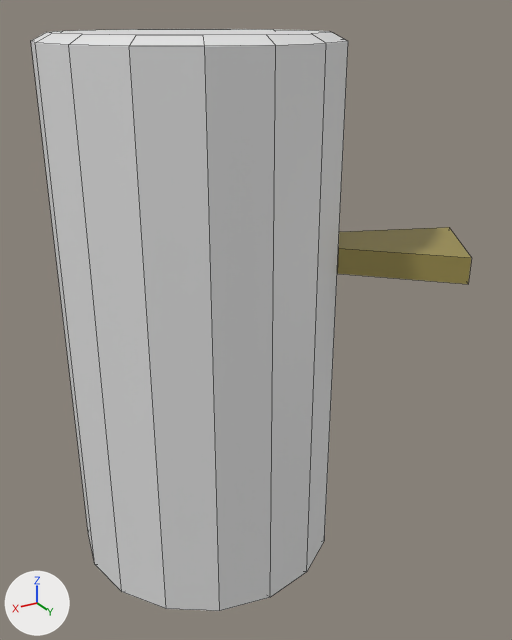
Two versions of the Blender file Assets/Models/Cylinder.blend, one commit apart.
Both versions are drawn from a camera (50 mm lens) standing at (2.17, 4.4, 1.96) and looking at (-0.36, 0.19, -0.14). Lighting does not change. The marker at lower left points along +X, +Y and +Z. Mesh edges are drawn as thin lines.

Before the edit, the objects in view are built like this:
```python
me_cylinder = bpy.data.meshes.new('Cylinder')
me_cylinder.from_pydata(...)  # 64 vertices, 50 faces; spans x -1.0..1.0, y -1.0..1.0, z -2.05..1.87
me_cylinder.materials.append(mat_material_002)  # white #e7e7e7
me_cylinder_001 = bpy.data.meshes.new('Cylinder.001')
me_cylinder_001.from_pydata(...)  # 8 vertices, 6 faces; spans x -1.732..-0.707, y 0.383..1.326, z 1.817..2.0
me_cylinder_001.materials.append(mat_platform)  # yellow #9d8f4e
ob_cylinder = bpy.data.objects.new('Cylinder', me_cylinder)
ob_cylinder.location = (0.0, 0.0, 0.0)
ob_platform = bpy.data.objects.new('Platform', me_cylinder_001)
ob_platform.location = (0.0, 0.0, -1.496)
```
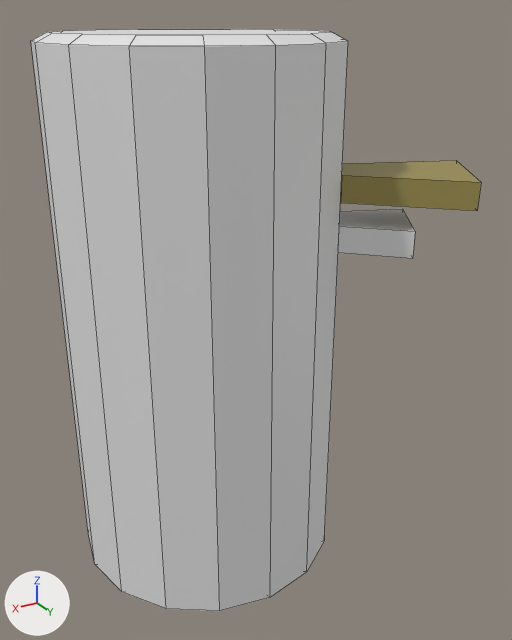
The change, as a list of edits to the scene's bpy script:
```text
Add me_cylinder_003:
    me_cylinder_003.from_pydata([(-0.707, 0.707, 1.114), (-0.924, 0.383, 1.114), (-0.707, 0.707, 1.299), (-0.924, 0.383, 1.299), (-1.061, 1.061, 1.299), (-1.061, 1.061, 1.114), (-1.386, 0.574, 1.299), (-1.386, 0.574, 1.114)], [], [(0, 1, 7, 5), (4, 5, 7, 6), (0, 5, 4, 2), (3, 2, 4, 6), (7, 1, 3, 6)])
    me_cylinder_003.materials.append(mat_material_002)  # white #e7e7e7
Change ob_platform:
    ob_platform.location: (0.0, 0.0, -1.496) -> (0.0, 0.0, -0.999)
Add ob_platform_001:
    ob_platform_001 = bpy.data.objects.new('Platform.001', me_cylinder_003)
    ob_platform_001.location = (0.0, 0.0, -0.641)
```

Where the change shows, as pixel boxes [x1, y1, x2, y2] in the pictures (512 x 640 px):
'Platform', moved
    before: [337, 227, 471, 284]
    after: [341, 160, 481, 211]
'Platform.001', added
    after: [338, 209, 415, 258]
